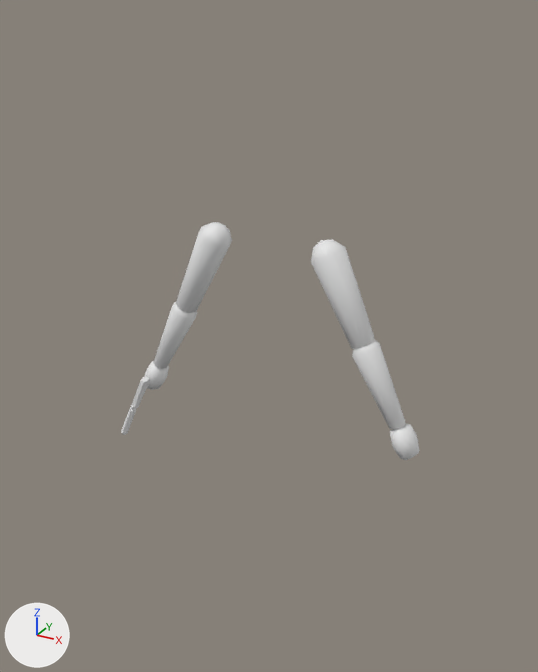
Before and after pictures for a commit that changed the Blender file blend_files/venlil/venlil.blend.
One viewpoint serves both versions: a camera (50 mm lens) standing at (0.841, -1.488, 1.662) and looking at (-0.127, 0.272, 0.782). The lights are fixed; the arrows at lower left show +X, +Y and +Z. The picture after the commit comes second.

Script lines for the objects in view, before the commit:
```python
me_cube_015 = bpy.data.meshes.new('Cube.015')
me_cube_015.from_pydata(...)  # 78 vertices, 61 faces; spans x 0.0..0.009, y -0.205..0.017, z 0.0..0.086
me_cube_015.materials.append(mat_material_003)  # white #e7e7e7
me_cube_034 = bpy.data.meshes.new('Cube.034')
me_cube_034.from_pydata(...)  # 26 vertices, 32 faces; spans x 0.3361..0.4138, y 0.0048..0.0874, z 0.6517..0.7373
me_cube_034.polygons.foreach_set('use_smooth', [True] * 32)
me_cube_036 = bpy.data.meshes.new('Cube.036')
me_cube_036.from_pydata(...)  # 34 vertices, 32 faces; spans x 0.206..0.35, y 0.007..0.082, z 0.737..0.959
me_cube_036.polygons.foreach_set('use_smooth', [True] * 32)
ob_arm2_l_vm = bpy.data.objects.new('Arm2_L_vm', me_cube_036)
ob_arm2_l_vm.location = (0.023, 0.0, -0.012)
ob_hand_l_vm = bpy.data.objects.new('Hand_L_vm', me_cube_034)
ob_hand_l_vm.location = (0.0, 0.0, 0.0)
ob_pistol = bpy.data.objects.new('Pistol', me_cube_015)
ob_pistol.location = (-0.376, 0.059, 0.694)
ob_pistol.rotation_euler = (1.571, 0.429, 0.0)  # degrees (90, 25, 0)
_m = ob_pistol.modifiers.new('Mirror', 'MIRROR')
_m.use_clip = True
# also in view: 'Arm1_R_vm' at (-0.198, 0.044, 1.042); 'Arm2_R_vm' at (-0.301, 0.044, 0.835); 'Arm1_L_vm' at (0.198, 0.044, 1.042)
```
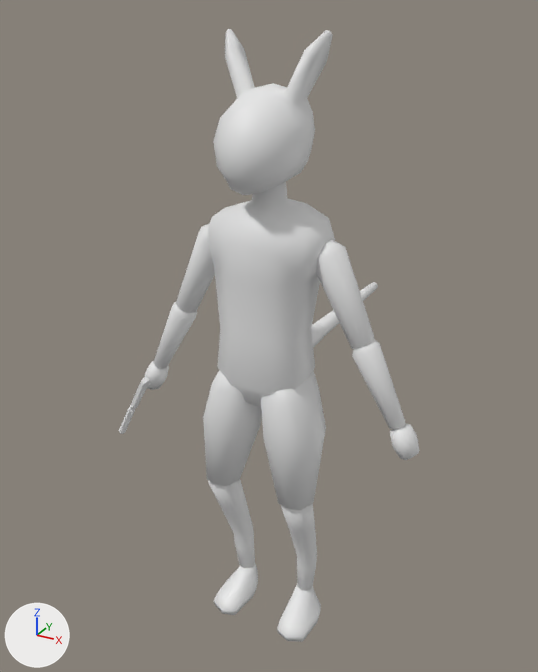
What differs and where, as boxes [x1, y1, x2, y2] in the pictures (538 x 672 px):
'Torso_m', added: after [207, 182, 335, 407]
'Head_m', added: after [213, 29, 333, 195]
'Leg1_L_m', added: after [261, 372, 326, 510]
'Leg1_R_m', added: after [203, 370, 262, 486]
'Leg2_R_m', added: after [208, 480, 255, 568]
'Leg2_L_m', added: after [281, 504, 317, 591]
'Foot_L_m', added: after [277, 583, 321, 642]
'Foot_R_m', added: after [214, 564, 258, 615]
'Pistol', turned: before [121, 376, 151, 435]; after [119, 377, 151, 434]
'Tail2_m', added: after [314, 310, 339, 336]
'Tail1_m', added: after [311, 323, 326, 348]
'Tail3_m', added: after [360, 282, 378, 301]

Diff of the bpy script that builds the scene:
```diff
--- a/blend_files/venlil/venlil.blend.py
+++ b/blend_files/venlil/venlil.blend.py
@@ ob_pistol @@
 ob_pistol.location = (-0.376, 0.059, 0.694)
-ob_pistol.rotation_euler = (1.571, 0.429, 0.0)  # degrees (90, 25, 0)
+ob_pistol.rotation_euler = (1.571, 0.47, 0.0)  # degrees (90, 27, 0)
 _m = ob_pistol.modifiers.new('Mirror', 'MIRROR')
@@ ob_leg2_r_m @@
+ob_leg2_r_m = bpy.data.objects.new('Leg2_R_m', me_cube_025.copy())  # the mesh of ob_leg2_r_m
+ob_leg2_r_m.location = (-0.01, 0.0, 0.0)
@@ ob_leg1_r_m @@
+ob_leg1_r_m = bpy.data.objects.new('Leg1_R_m', me_cube_024.copy())  # the mesh of ob_leg1_r_m
+ob_leg1_r_m.location = (-0.01, 0.0, 0.0)
@@ ob_foot_r_m @@
+ob_foot_r_m = bpy.data.objects.new('Foot_R_m', me_cube_022.copy())  # the mesh of ob_foot_r_m
+ob_foot_r_m.location = (-0.01, 0.0, 0.0)
@@ ob_torso_m @@
+ob_torso_m = bpy.data.objects.new('Torso_m', me_cube_019.copy())  # the mesh of ob_torso_m
+ob_torso_m.location = (0.0, 0.0, 0.0)
@@ ob_tail3_m @@
+ob_tail3_m = bpy.data.objects.new('Tail3_m', me_cylinder_005.copy())  # the mesh of ob_tail3_m
+ob_tail3_m.location = (0.0, 0.0, 0.0)
@@ ob_tail2_m @@
+ob_tail2_m = bpy.data.objects.new('Tail2_m', me_cylinder_004.copy())  # the mesh of ob_tail2_m
+ob_tail2_m.location = (0.0, 0.0, 0.0)
@@ ob_tail1_m @@
+ob_tail1_m = bpy.data.objects.new('Tail1_m', me_cylinder_003.copy())  # the mesh of ob_tail1_m
+ob_tail1_m.location = (0.0, 0.0, 0.0)
@@ ob_leg2_l_m @@
+ob_leg2_l_m = bpy.data.objects.new('Leg2_L_m', me_cube_018.copy())  # the mesh of ob_leg2_l_m
+ob_leg2_l_m.location = (-0.01, 0.0, 0.0)
@@ ob_leg1_l_m @@
+ob_leg1_l_m = bpy.data.objects.new('Leg1_L_m', me_cube_017.copy())  # the mesh of ob_leg1_l_m
+ob_leg1_l_m.location = (-0.01, 0.0, 0.0)
@@ ob_head_m @@
+ob_head_m = bpy.data.objects.new('Head_m', me_cube_014.copy())  # the mesh of ob_head_m
+ob_head_m.location = (0.0, 0.0, 0.0)
@@ ob_foot_l_m @@
+ob_foot_l_m = bpy.data.objects.new('Foot_L_m', me_cube_012.copy())  # the mesh of ob_foot_l_m
+ob_foot_l_m.location = (-0.01, 0.0, 0.0)
```
